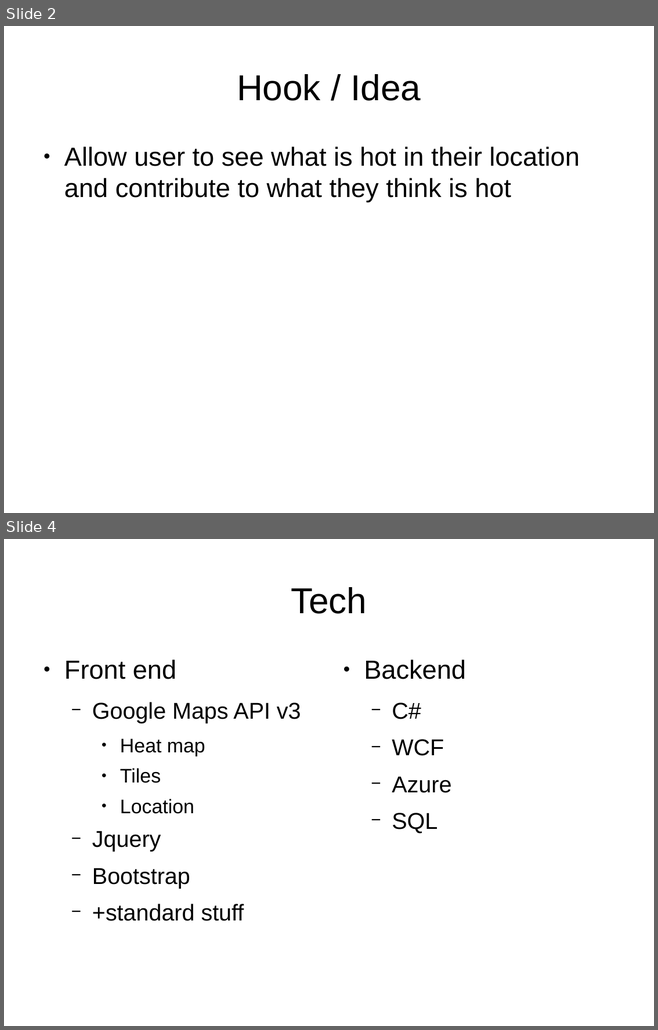
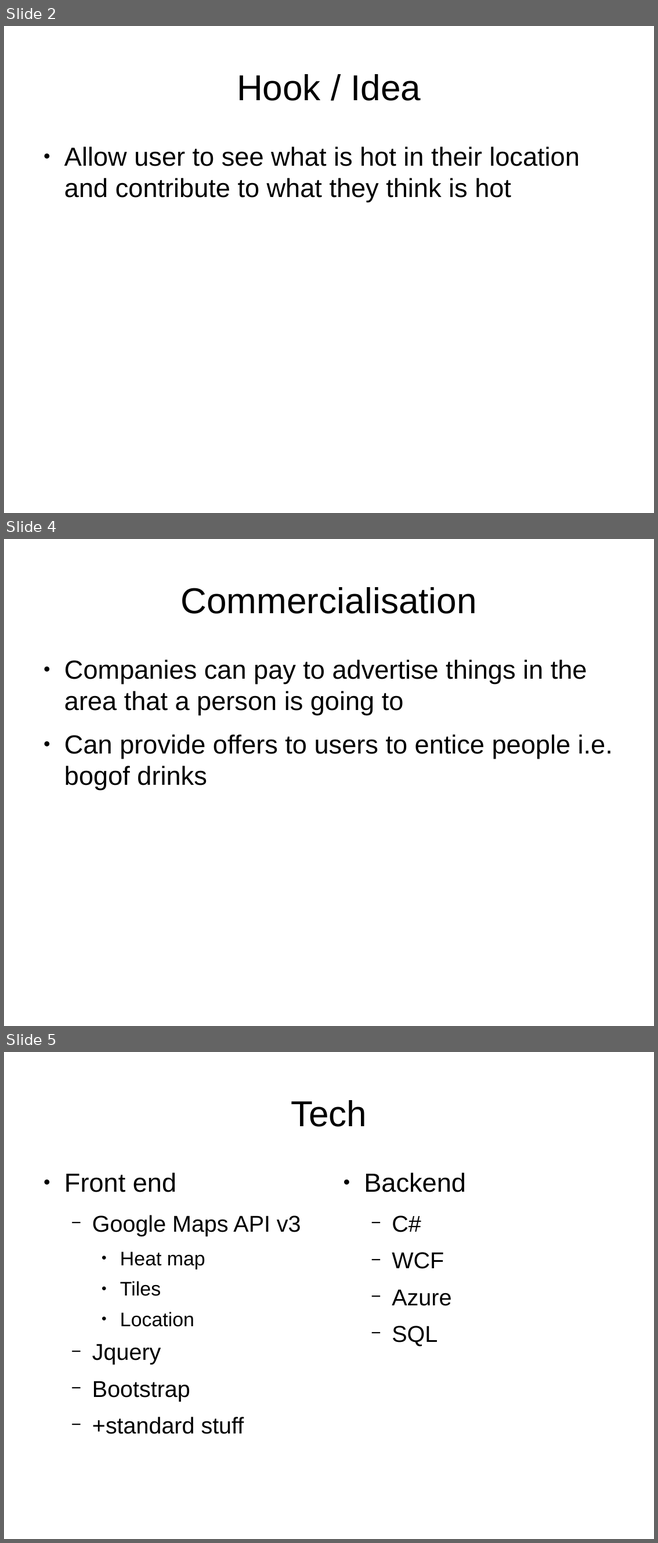
Before and after one commit to nuclearflames/WhatsHot, a slide deck: WhatsHOTpresentation.odp. Shown one above the other, each under a label of ours: slides 2 and 4 before the commit, slides 2, 4 and 5 after it; the slides between them are not shown. The pictures are 658x1030 and 658x1543 pixels, drawn with LibreOffice and Linux fonts; fonts in the diff are those of the drawing. Boxes give left, top, right and bottom in pixels: in the first picture for what was removed or moved away, otherwise in the second. Text is boxed around its words. In the diff, an @@ line names an element or a change of style, - is before the commit and + after.

```diff
--- a/WhatsHOTpresentation.odp
+++ b/WhatsHOTpresentation.odp
@@ slide 4 added at bbox=[4, 539, 654, 1026], background #FFFFFF @@
@@ title added at bbox=[180, 587, 476, 614], 44 pt, text #000000 @@
+Commercialisation
@@ text added at bbox=[64, 660, 612, 790], 32 pt, text #000000 @@
+● Companies can pay to advertise things in the area that a person is going to
+● Can provide offers to users to entice people i.e. bogof drinks
@@ what was slide 4 is now slide 5 @@
```
Also in this commit, not shown: 1 other slide added, 1 slide removed.
